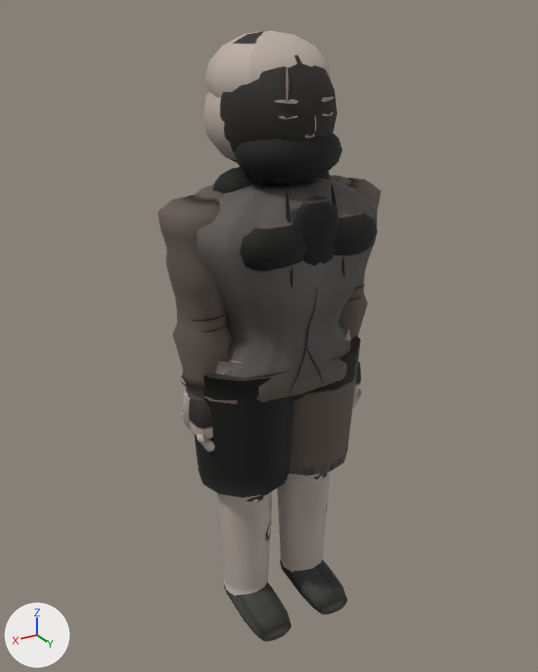
One commit to the glTF model assets/models/shire_a.glb: the scene before it, then after it.
Camera for both pictures: a 50 mm camera at (1.157, 1.89, 1.951) aimed at (0.011, -0.02, 0.996). Lighting does not change. The marker at lower left points along +X, +Y and +Z. The picture after the commit comes second. Vertices at exactly the same position are counted once.

Before the edit, the objects in view are built like this:
```python
me_mesh_0 = bpy.data.meshes.new('Mesh_0')
me_mesh_0.from_pydata(...)  # 4790 vertices, 8818 faces; spans x -0.37..0.37, y -0.24..0.25, z -0.03..1.91
me_mesh_0.materials.append(mat_material_0)
ob_body = bpy.data.objects.new('Body', me_mesh_0)
ob_body.location = (0.0, 0.0, 0.0)
```
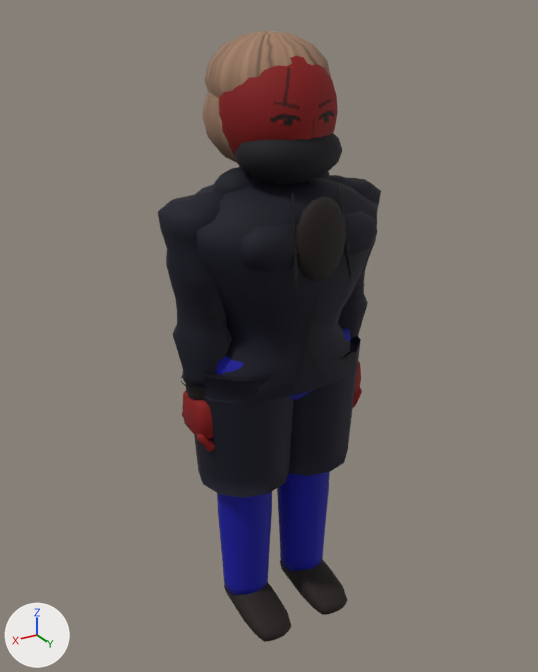
Patch to the scene script:
```diff
--- a/assets/models/shire_a.glb.py
+++ b/assets/models/shire_a.glb.py
@@ me_mesh_0 @@
 # used by ob_body; location = (0.0, 0.0, 0.0)
-me_mesh_0.from_pydata(...)  # 4790 vertices, 8818 faces; spans x -0.37..0.37, y -0.24..0.25, z -0.03..1.91
+me_mesh_0.from_pydata(...)  # 4077 vertices, 7692 faces; spans x -0.37..0.37, y -0.24..0.27, z -0.03..1.91
+# me_mesh_0 part 1: 16 loose pieces with 688 vertices, spanning x -0.1..0.1, y 0.13..0.18, z 1.6..1.83, are deleted
+# me_mesh_0 part 2: 101 vertices moved from x -0.13..0.12, y -0.14..0.24, z 1.26..1.88 to x -0.09..0.09, y -0.11..0.27, z 1.26..1.88; 493 vertices removed from x -0.17..0.17, y -0.17..0.24, z 1.25..1.89; 468 vertices added at x -0.17..0.18, y -0.17..0.27, z 1.25..1.88
+# me_mesh_0 part 3: 6603 kept faces spanning x -0.37..0.37, y -0.24..0.27, z -0.03..1.91 get new vertex colours
+# other edits to the shape of me_mesh_0 do not show in these pictures
 me_mesh_0.materials.append(mat_material_0)
```

Pixel boxes [x1, y1, x2, y2] of what changed, in the pictures (538 x 672 px; the box of a moved part takes in the faces that stretch with it):
part 1 of me_mesh_0, deleted
    before: [272, 67, 336, 138]
part 2 of me_mesh_0, moved or reshaped
    before: [220, 55, 345, 287]
    after: [219, 56, 351, 290]
part 3 of me_mesh_0, recoloured (grey to black)
    both: [158, 30, 381, 642]
